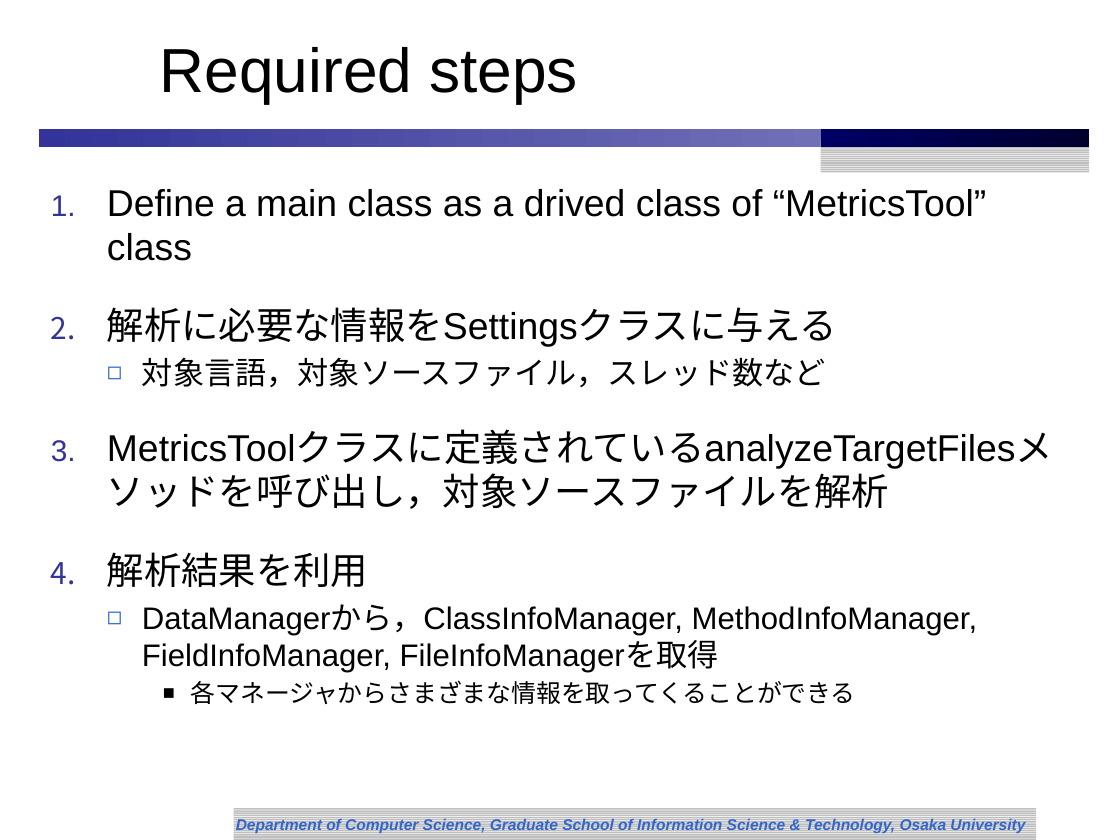
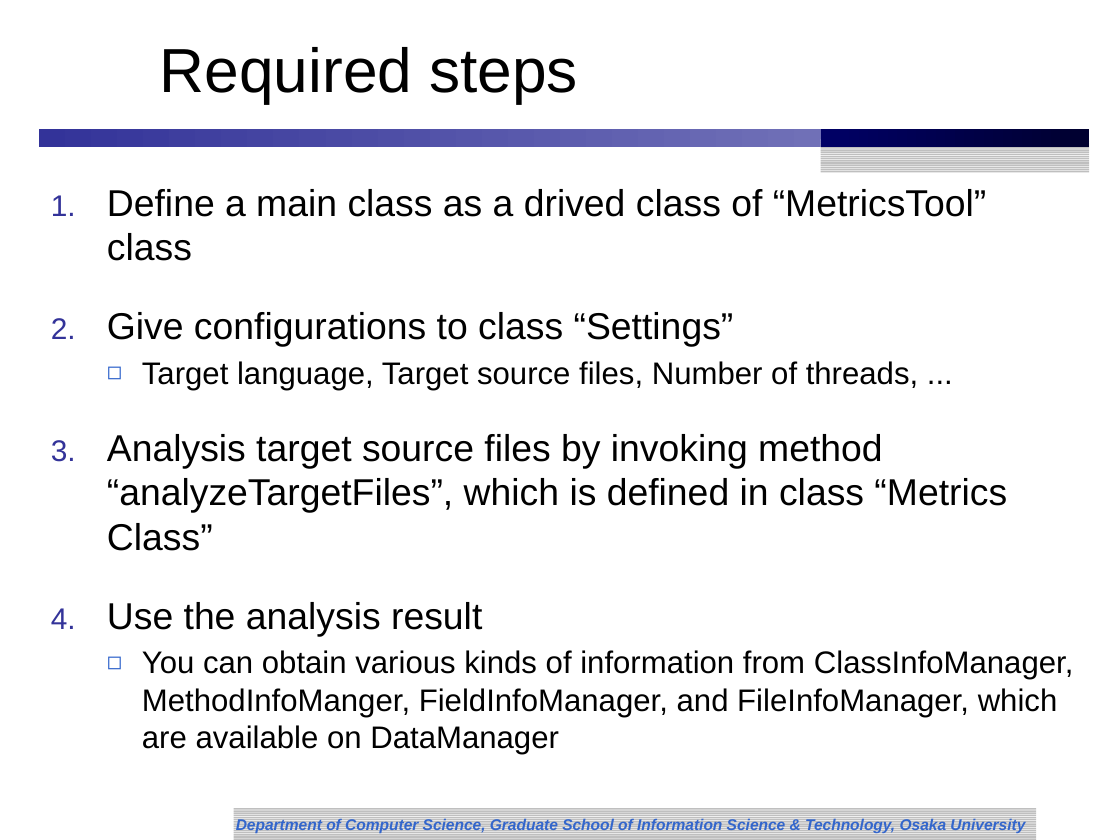
Before and after one commit to kusumotolab/MASU, a slide deck: slide 22 of main/doc/manual-english.pptx. Drawn at 1120x840 pixels with LibreOffice and Linux fonts; fonts in the diff are those of the drawing; background and template pictures are left out. Boxes give left, top, right and bottom in pixels: in the first picture for what was removed or moved away, otherwise in the second. Text is boxed around its words. In the diff, an @@ line names an element or a change of style, - is before the commit and + after.

```diff
--- a/main/doc/manual-english.pptx
+++ b/main/doc/manual-english.pptx
@@ text at (x1=107, y1=312, x2=1074, y2=755): text changed @@
-2. 解析に必要な情報をSettingsクラスに与える
-  ◻ 対象言語，対象ソースファイル，スレッド数など
-3. MetricsToolクラスに定義されているanalyzeTargetFilesメソッドを呼び出し，対象ソースファイルを解析
-4. 解析結果を利用
-  ◻ DataManagerから，ClassInfoManager, MethodInfoManager, FieldInfoManager, FileInfoManagerを取得
-    ■ 各マネージャからさまざまな情報を取ってくることができる
+2. Give configurations to class “Settings”
+  ◻ Target language, Target source files, Number of threads, ...
+3. Analysis target source files by invoking method “analyzeTargetFiles”, which is defined in class “Metrics Class”
+4. Use the analysis result
+  ◻ You can obtain various kinds of information from ClassInfoManager, MethodInfoManger, FieldInfoManager, and FileInfoManager, which are available on DataManager
```
Also in this commit, not shown: 1 other slide changed.
